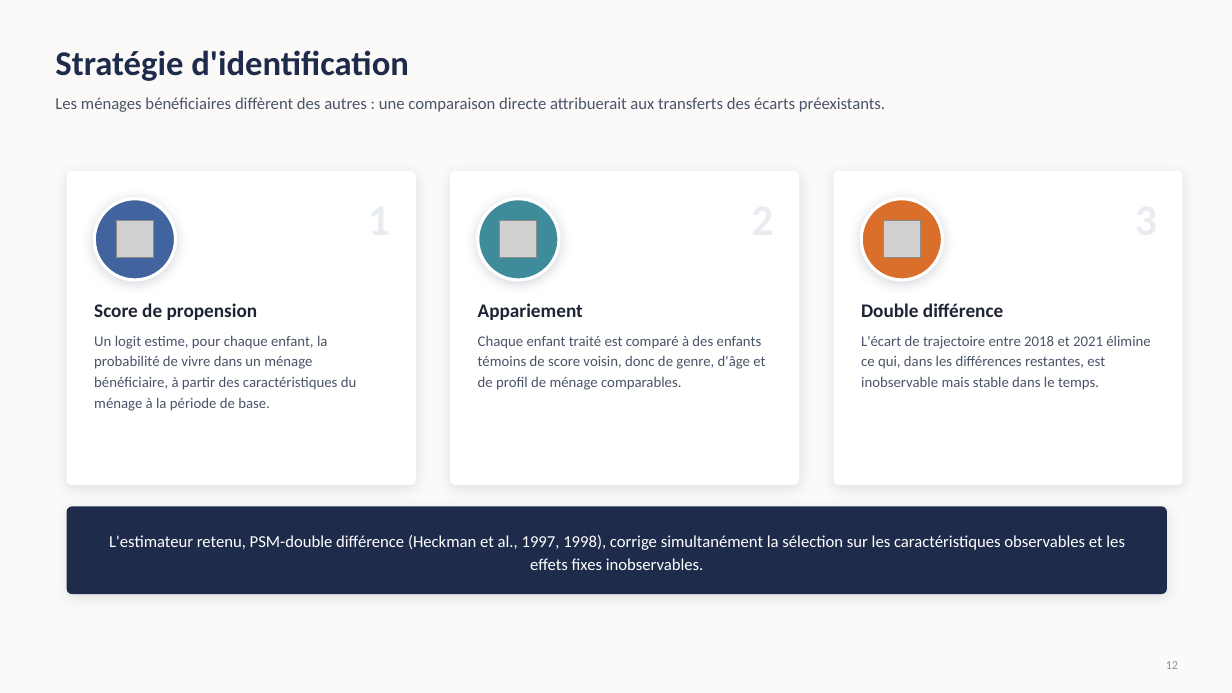
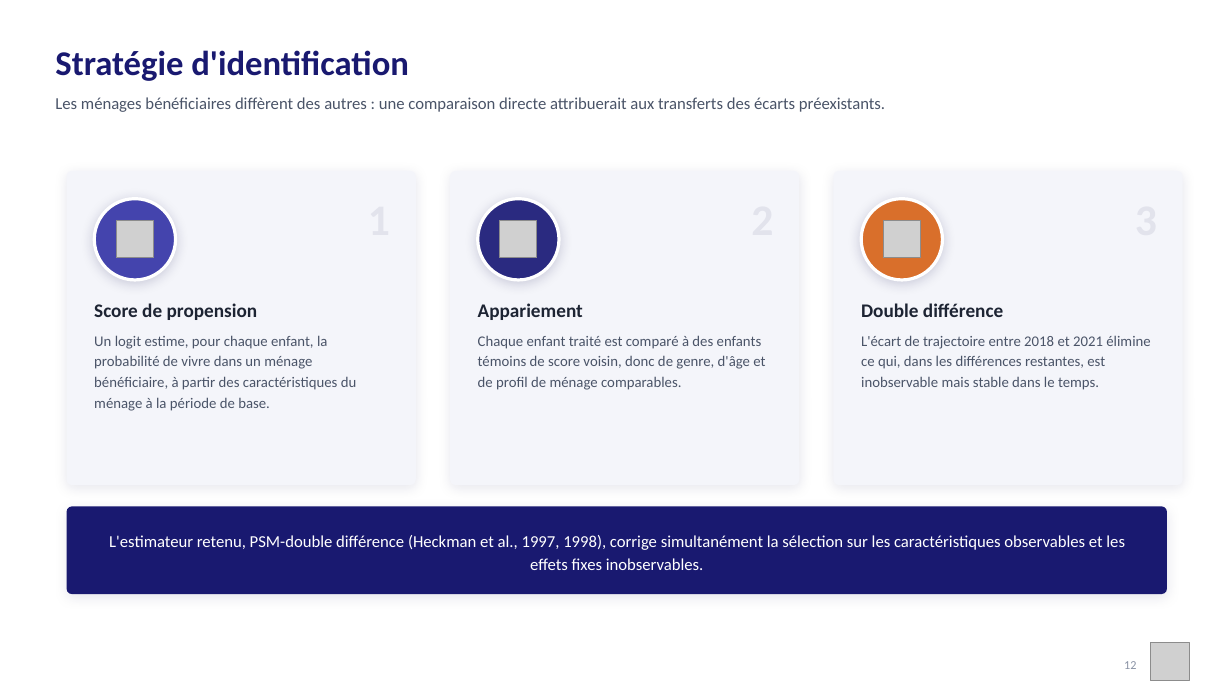
Before and after one commit to JODRAFF9/MEMOIRE, a slide deck: slide 12 of infographie/presentation_infographique.pptx. Drawn at 1232x693 pixels with LibreOffice and Linux fonts; fonts in the diff are those of the drawing; grey boxes stand for pictures. Boxes give left, top, right and bottom in pixels: in the first picture for what was removed or moved away, otherwise in the second. Text is boxed around its words. In the diff, an @@ line names an element or a change of style, - is before the commit and + after.

```diff
--- a/infographie/presentation_infographique.pptx
+++ b/infographie/presentation_infographique.pptx
@@ background #FBFAF8 to #FFFFFF @@
@@ text "Stratégie d'identification" at (55, 50, 409, 81): text colour #1E2B4A to #191970 @@
@@ rounded rectangle at (67, 171, 416, 485): fill #FFFFFF to #F4F5FA; shadow changed @@
@@ rounded rectangle at (450, 171, 799, 485): fill #FFFFFF to #F4F5FA; shadow changed @@
@@ ellipse at (94, 199, 176, 280): fill #41639E to #4444AD; shadow changed @@
@@ ellipse at (478, 199, 559, 280): fill #3E8C9A to #2A2A80; shadow changed @@
@@ rounded rectangle at (67, 506, 1167, 594): fill #1E2B4A to #191970; shadow changed @@
@@ text "12": place and size @@
-text "12" at (1166, 661, 1178, 669)
+text "12" at (1124, 661, 1136, 669)
@@ picture added at (1151, 642, 1189, 681) @@
```
Also in this commit, not shown: 26 other slides changed, 5 other files.
